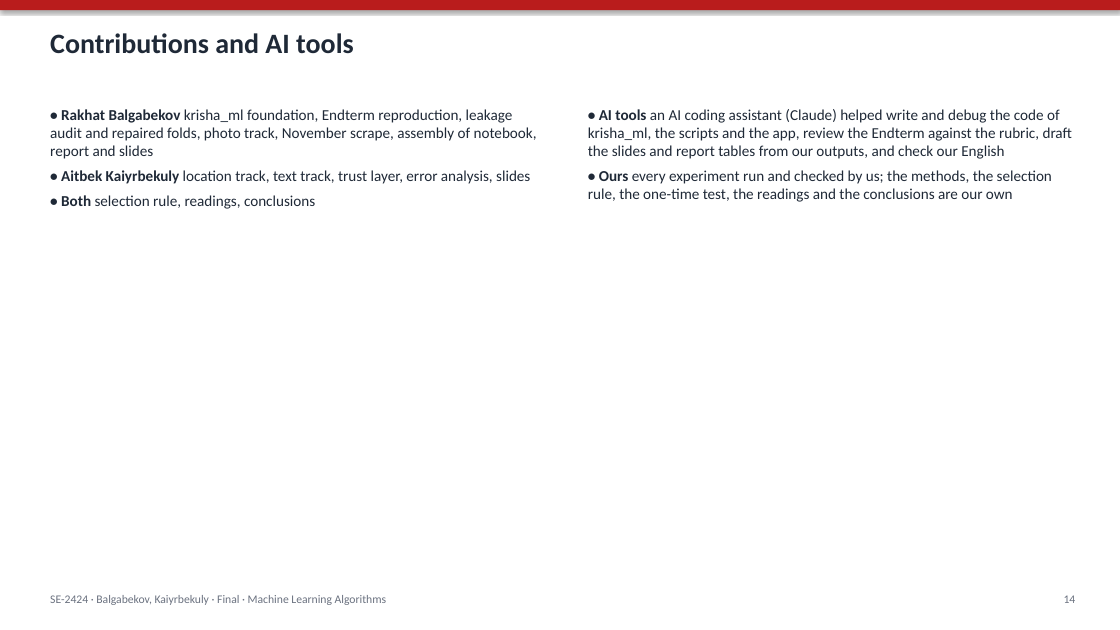
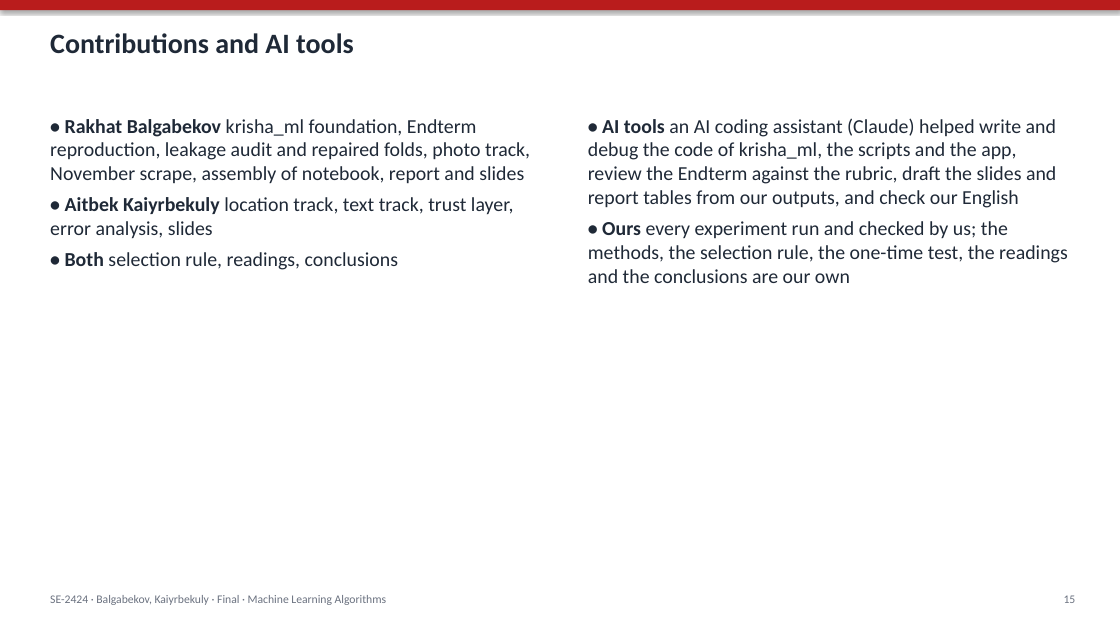
Before and after one commit to Newterios/mla_midtem, a slide deck: slide 15 of slides/Final_SE-2424_slides.pptx (slide 14 before the commit). Drawn at 1120x630 pixels with LibreOffice and Linux fonts; fonts in the diff are those of the drawing. Boxes give left, top, right and bottom in pixels: in the first picture for what was removed or moved away, otherwise in the second. Text is boxed around its words. In the diff, an @@ line names an element or a change of style, - is before the commit and + after.

Commit message:
Slides: one readable figure per slide, fusion table and figure split, test table with plain column names, real app screenshot; app: empty optional number boxes arrive as 0 and now mean 'not given', SHAP title kept inside the figure

```diff
--- a/slides/Final_SE-2424_slides.pptx
+++ b/slides/Final_SE-2424_slides.pptx
@@ text "• Rakhat Balgabekov krisha_ml foundation, ..." moved from (x1=50, y1=109, x2=537, y2=209) to (x1=50, y1=119, x2=530, y2=270) @@
@@ text "• Rakhat Balgabekov krisha_ml foundation, ..." at (x1=50, y1=119, x2=530, y2=270): size 13 to 17 pt @@
@@ text "• AI tools an AI ..." moved from (x1=588, y1=109, x2=1072, y2=202) to (x1=588, y1=118, x2=1068, y2=283) @@
@@ text "• AI tools an AI ..." at (x1=588, y1=118, x2=1068, y2=283): size 13 to 17 pt @@
@@ text at (x1=1064, y1=595, x2=1076, y2=603): text changed @@
-14
+15
```
Also in this commit, not shown: 13 other slides changed, 3 slides added, 6 other files.
